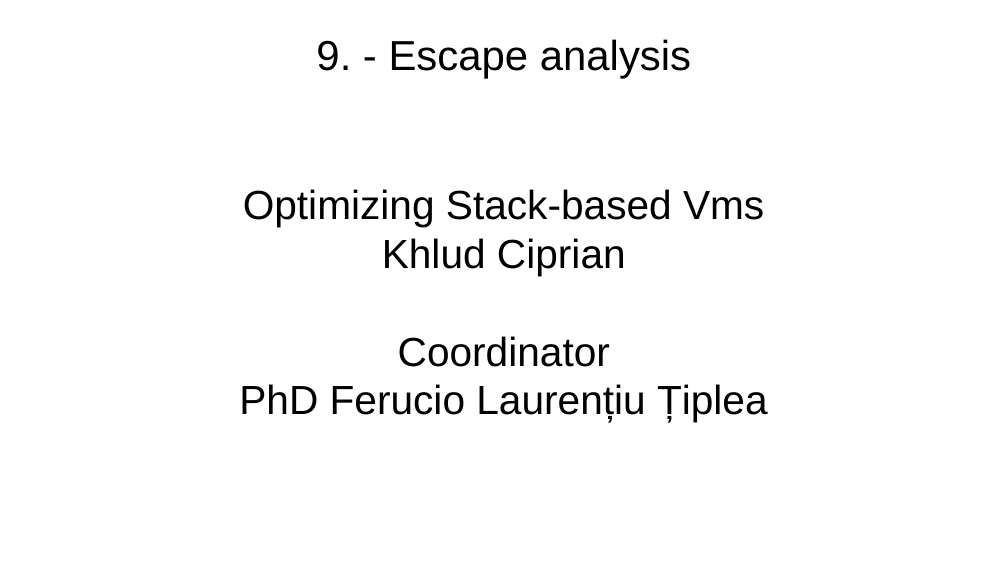
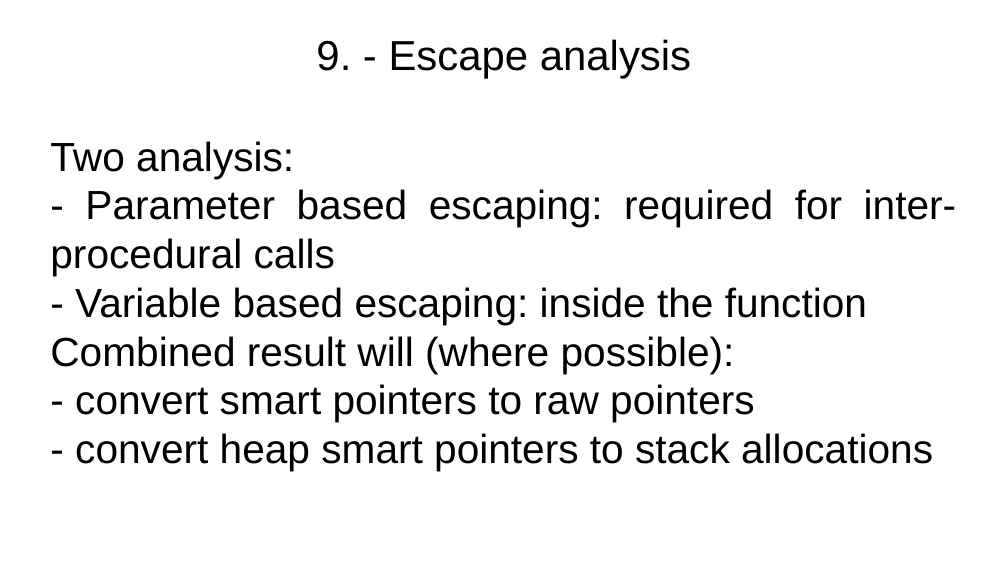
Before and after one commit to ciplogic/CodeRefractor, a slide deck: slide 9 of Documentation/Slides.odp. Drawn at 1008x567 pixels with LibreOffice and Linux fonts; fonts in the diff are those of the drawing; background and template pictures are left out. Boxes give left, top, right and bottom in pixels: in the first picture for what was removed or moved away, otherwise in the second. Text is boxed around its words. In the diff, an @@ line names an element or a change of style, - is before the commit and + after.

```diff
--- a/Documentation/Slides.odp
+++ b/Documentation/Slides.odp
@@ subtitle at box(50, 141, 957, 471): text changed @@
-Optimizing Stack-based Vms
-Khlud Ciprian
-Coordinator
-PhD Ferucio Laurențiu Țiplea
+Two analysis:
+- Parameter based escaping: required for inter-procedural calls
+- Variable based escaping: inside the function
+Combined result will (where possible):
+- convert smart pointers to raw pointers
+- convert heap smart pointers to stack allocations
```
Also in this commit, not shown: 8 other slides changed, 3 slides added, 3 slides removed, 4 other files.
